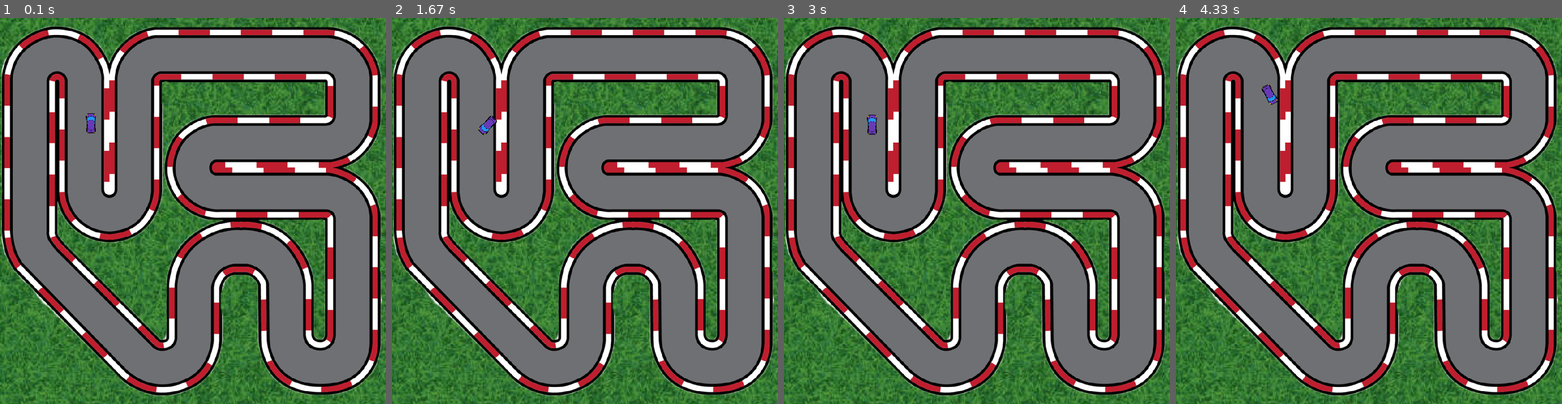
Above: before the commit, frames 1-4 (left to right).
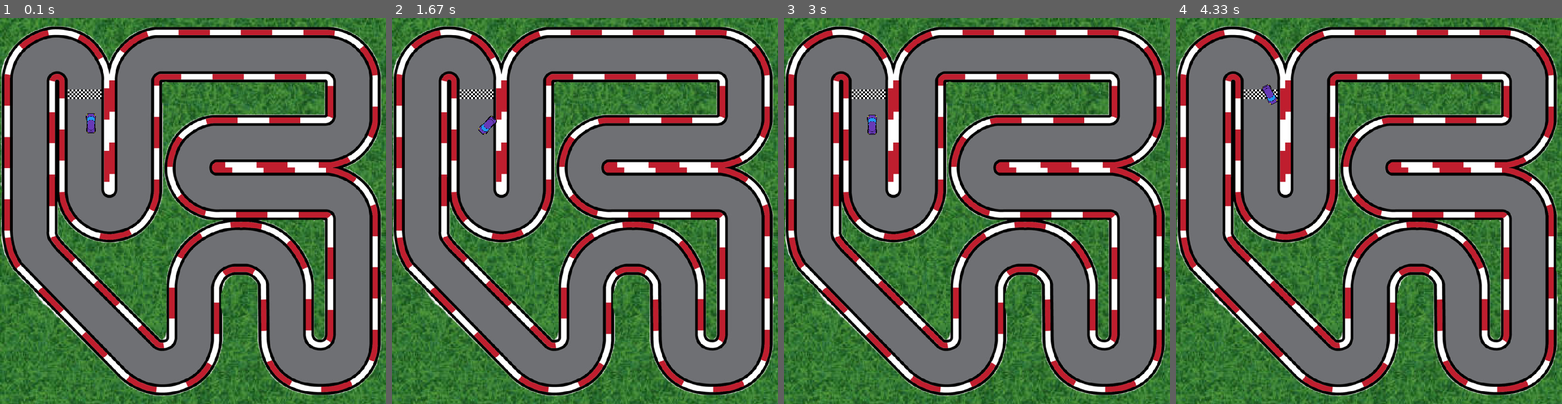
Above: after the commit, the same moments.

Repository: lhaykus/Pygame-Racing-Car-Game
Game: pygame game, started from main.py
Same seed, same stepped clock (60 frames per second), same inputs: the game is played once before the commit and once after it.
Inputs:
- Up to frame 1 (0.1 s): no input
- Up to frame 2 (1.67 s): hold D 0.33-0.8 s; hold W 0.83-1.13 s; hold D 1.17-1.63 s
- Up to frame 3 (3 s): hold A 1.67-2.2 s; hold S 2.23-2.53 s; hold A 2.57-2.97 s
- Up to frame 4 (4.33 s): hold W 3-3.37 s; hold D 3.4-4.03 s; hold S from 4.07 s (still down)

The runs differ from the first frame. In frame 1, 1.3% of the frame differs, in the area x 0-100%, y 2-98%; in frame 2, 1.3%; in frame 3, 1.3%; in frame 4, 1.2%.

Commit message:
creating collision wiht finish lie

Diff:
--- a/main.py
+++ b/main.py
@@ -19,8 +19,11 @@
 TRACK_BORDER = scale_image(pygame.image.load('images/track-border.png'), 0.9)
 #Masks- used to see if pixels in the rectangles of pygame are colliding
 TRACK_BORDER_MASK = pygame.mask.from_surface(TRACK_BORDER)
+
 #load finish line image
 FINISH = pygame.image.load('images/finish.png')
+FINISH_MASK = pygame.mask.from_surface(FINISH)
+FINISH_POSITION = (130, 150)
 
 #load car images
 PURPLE_CAR = scale_image(pygame.image.load('images/purple-car.png'), 0.55 )
@@ -172,7 +175,7 @@
 #regardless of how slow/fast their processor is
 clock = pygame.time.Clock()
 #Creating list of images and what coordinates to draw them
-images = [(GRASS, (0,0)), (TRACK, (0,0))]
+images = [(GRASS, (0,0)), (TRACK, (0,0)), (FINISH, FINISH_POSITION), (TRACK_BORDER, (0,0))]
 #set player car as playercar class, pass max veolcity and rotation velocity
 player_car = PlayerCar(4, 4)
 while run:
@@ -198,6 +201,12 @@
     move_player(player_car)
 
     if player_car.collide(TRACK_BORDER_MASK) != None:
-        player_car.bounce()
+       player_car.bounce()
+
+    # split the tuple that stores position, Xand Y and stores as individual coordinates and passes this to the function as two arguments
+    # be the same as saying FINISH_POSITION(180, 200)
+    if player_car.collide(FINISH_MASK, *FINISH_POSITION) != None:
+        print('finish')
+
 
 pygame.quit()
